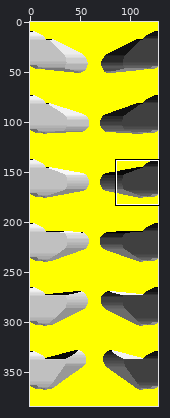
A sprite sheet gets an edit: convert/flippers.gif. The picture above shows the old version from afar; the outline marks the close-up.
Close-up. The starting point:
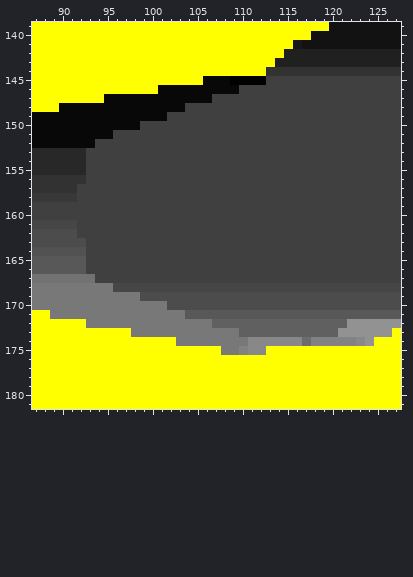
The file is 128x384 pixels. Colours within 5 levels of each other are drawn and written as one. Shown: x 87..127, y 139..181. The commit also changed other parts of the picture, which this record leaves out.
After:
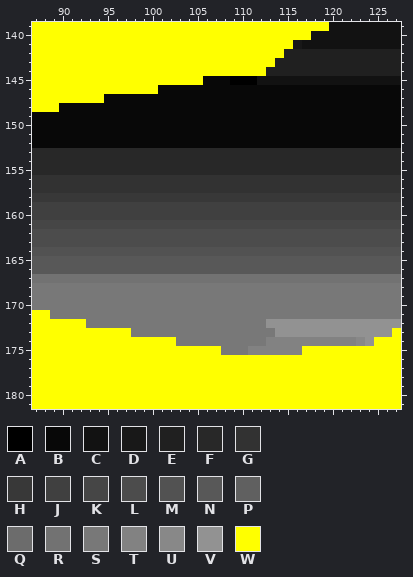
Palette (. is transparent): A #000000  B #080808  C #121212  D #181818  E #202020  F #282828  G #323232  H #383838  J #404040  K #464646  L #4c4c4c  M #525252  N #585858  P #606060  Q #6c6c6c  R #727272  S #787878  T #828282  U #888888  V #929292  W #ffff00
What changed:
Changed rows in their new state; - is an unchanged pixel.
first column x 92:
144 ---------------------EEEEEEEEEEEEEEE
145 --------------------CCCCCCCCCCCCCCCC
146 ------------------BBBBBBBBBBBBBBBBBB
147 ---------------BBBBBBBBBBBBBBBBBBBBB
148 ------------BBBBBBBBBBBBBBBBBBBBBBBB
149 ----------BBBBBBBBBBBBBBBBBBBBBBBBBB
150 -------BBBBBBBBBBBBBBBBBBBBBBBBBBBBB
151 ----BBBBBBBBBBBBBBBBBBBBBBBBBBBBBBBB
152 --BBBBBBBBBBBBBBBBBBBBBBBBBBBBBBBBBB
153 -FFFFFFFFFFFFFFFFFFFFFFFFFFFFFFFFFFF
154 -FFFFFFFFFFFFFFFFFFFFFFFFFFFFFFFFFFF
155 -FFFFFFFFFFFFFFFFFFFFFFFFFFFFFFFFFFF
156 -GGGGGGGGGGGGGGGGGGGGGGGGGGGGGGGGGGG
157 GGGGGGGGGGGGGGGGGGGGGGGGGGGGGGGGGGGG
158 HHHHHHHHHHHHHHHHHHHHHHHHHHHHHHHHHHHH
161 KKKKKKKKKKKKKKKKKKKKKKKKKKKKKKKKKKKK
162 LLLLLLLLLLLLLLLLLLLLLLLLLLLLLLLLLLLL
163 -LLLLLLLLLLLLLLLLLLLLLLLLLLLLLLLLLLL
164 -MMMMMMMMMMMMMMMMMMMMMMMMMMMMMMMMMMM
165 -NNNNNNNNNNNNNNNNNNNNNNNNNNNNNNNNNNN
166 -NNNNNNNNNNNNNNNNNNNNNNNNNNNNNNNNNNN
167 --RRRRRRRRRRRRRRRRRRRRRRRRRRRRRRRRRR
168 ----SSSSSSSSSSSSSSSSSSSSSSSSSSSSSSSS
169 -------SSSSSSSSSSSSSSSSSSSSSSSSSSSSS
170 ----------SSSSSSSSSSSSSSSSSSSSSSSSSS
171 ------------SSSSSSSSSSSSSSSSSSSSSSSS
172 ---------------SSSSSSVVVVVVVVV------
173 ------------------SSSSVVVVVVV-------
174 -------------------SSTTTTT----------
175 ------------------STTTTTT-----------
